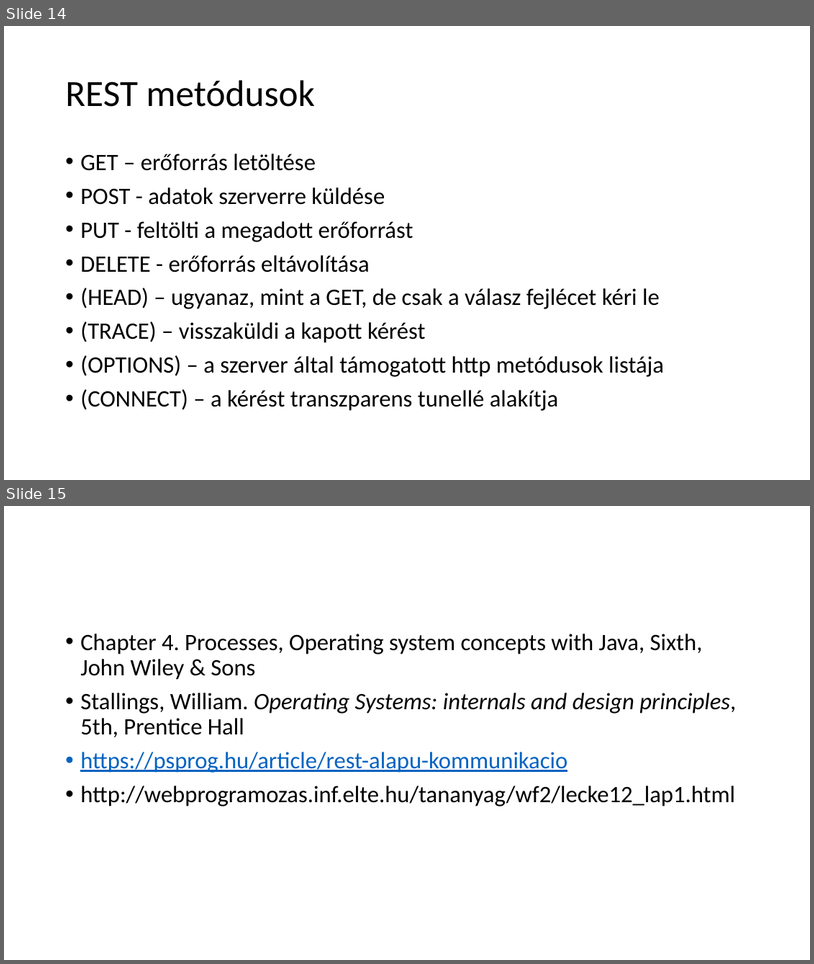
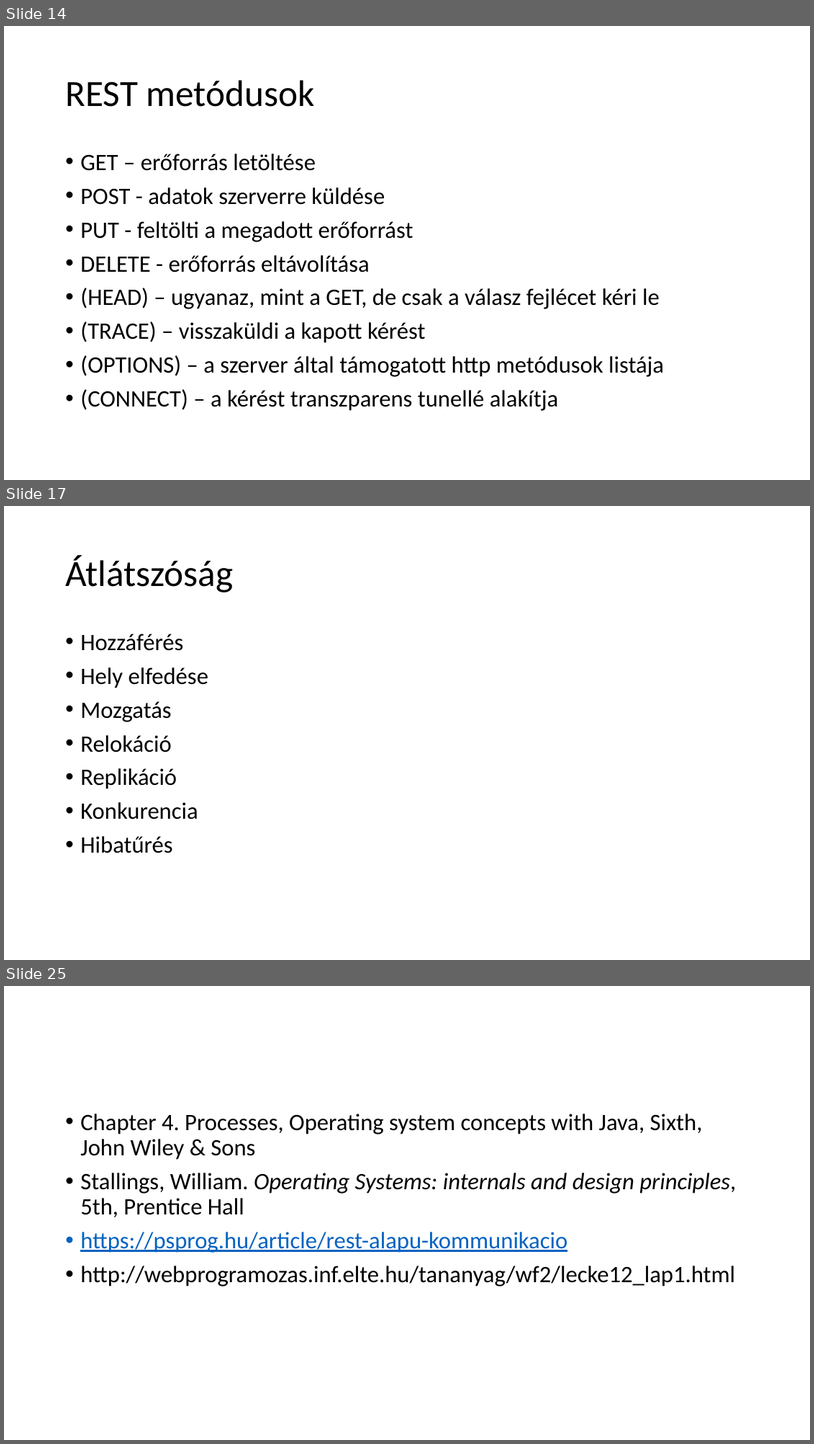
Before and after one commit to krsjakb/osztott-rendszerek-parhuzamos-programozas, a slide deck: Osztott rendszerek, párhuzamos programozás.pptx. Shown one above the other, each under a label of ours: slides 14 and 15 before the commit, slides 14, 17 and 25 after it; the slides between them are not shown. The pictures are 814x964 and 814x1444 pixels, drawn with LibreOffice and Linux fonts; fonts in the diff are those of the drawing. Boxes give left, top, right and bottom in pixels: in the first picture for what was removed or moved away, otherwise in the second. Text is boxed around its words. In the diff, an @@ line names an element or a change of style, - is before the commit and + after.

```diff
--- a/Osztott rendszerek, párhuzamos programozás.pptx
+++ b/Osztott rendszerek, párhuzamos programozás.pptx
@@ slide 17 added at [4, 506, 810, 960], background #FFFFFF @@
@@ title added at [65, 555, 233, 592], 44 pt, text #000000 @@
+Átlátszóság
@@ text added at [80, 633, 208, 853], 28 pt, text #000000 @@
+• Hozzáférés
+• Hely elfedése
+• Mozgatás
+• Relokáció
+• Replikáció
+• Konkurencia
+• Hibatűrés
@@ what was slide 15 is now slide 25 @@
```
Also in this commit, not shown: 9 other slides added.
